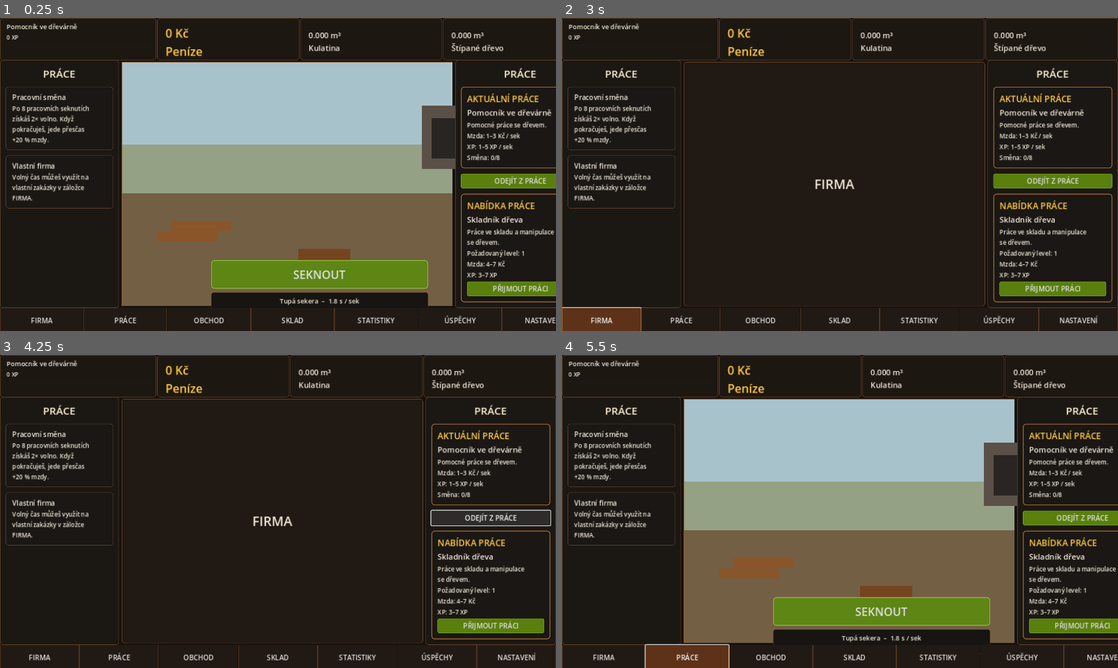
Above: before the commit, frames 1-4 (two rows, left to right).
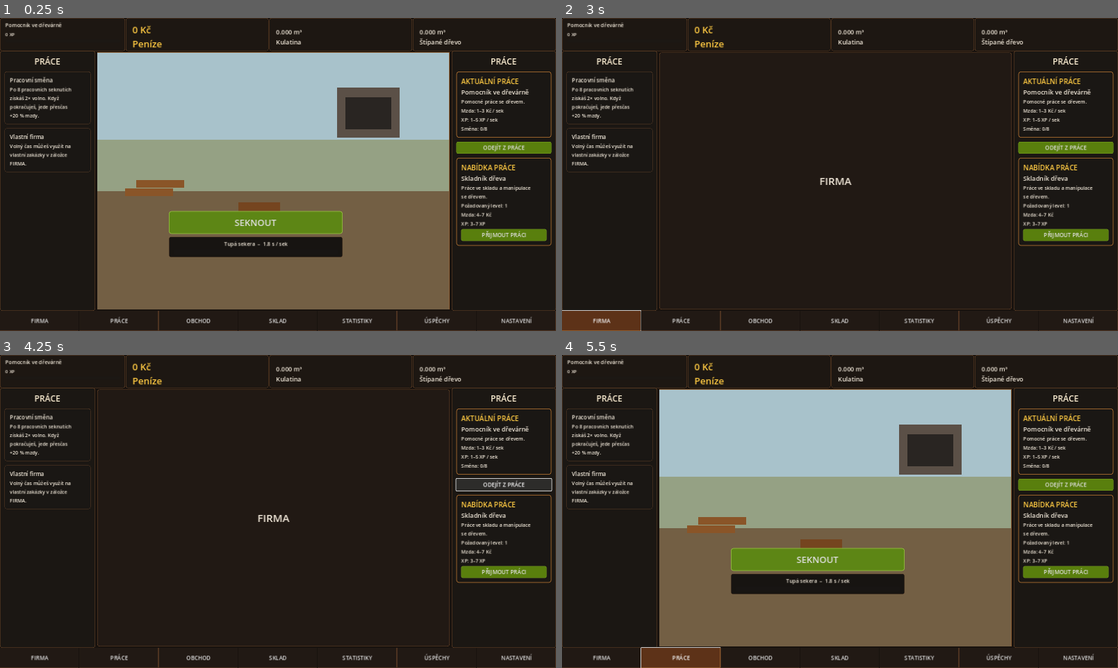
Above: after the commit, the same moments.

Repository: welewan-code/Lumberjack-John
Game: Godot game, scene res://Main.tscn
Two runs of this game, one before a commit and one after it. Both use one fixed random seed, a clock stepped at 60 frames per second and the inputs below.
Inputs:
- Up to frame 1 (0.25 s): no input
- Up to frame 2 (3 s): click "SEKNOUT" at 0.5 s; click "ODEJÍT Z PRÁCE" at 1.25 s; click "PŘIJMOUT PRÁCI" at 2 s; click "FIRMA" at 2.75 s
- Up to frame 3 (4.25 s): click "ODEJÍT Z PRÁCE" at 3.5 s
- Up to frame 4 (5.5 s): click "PŘIJMOUT PRÁCI" at 4.25 s; click "PRÁCE" at 5 s

The runs differ from the first frame. In frame 1, 32% of the frame differs, in the area x 0-100%, y 0-100%; in frame 2, 12%; in frame 3, 11%; in frame 4, 32%.

Commit message:
Make game UI scale to 1600x900 and expand responsively

Diff:
--- a/project.godot
+++ b/project.godot
@@ -7,11 +7,12 @@
 run/main_scene="res://Main.tscn"
 
 [display]
-window/size/viewport_width=1280
-window/size/viewport_height=720
-window/size/window_width_override=1280
-window/size/window_height_override=720
+window/size/viewport_width=1600
+window/size/viewport_height=900
+window/size/window_width_override=1600
+window/size/window_height_override=900
 window/stretch/mode="canvas_items"
+window/stretch/aspect="expand"
 
 [rendering]
 renderer/rendering_method="gl_compatibility"
